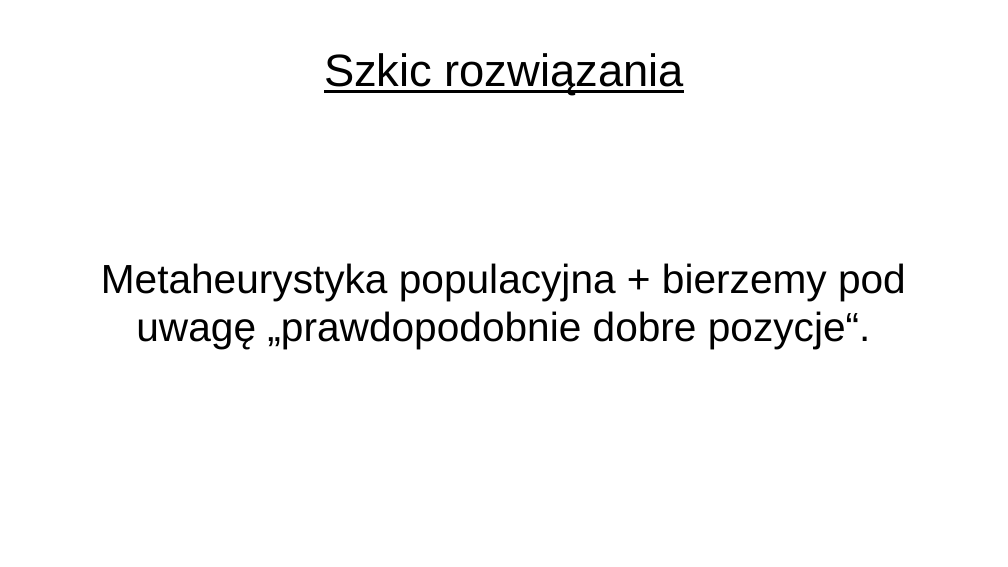
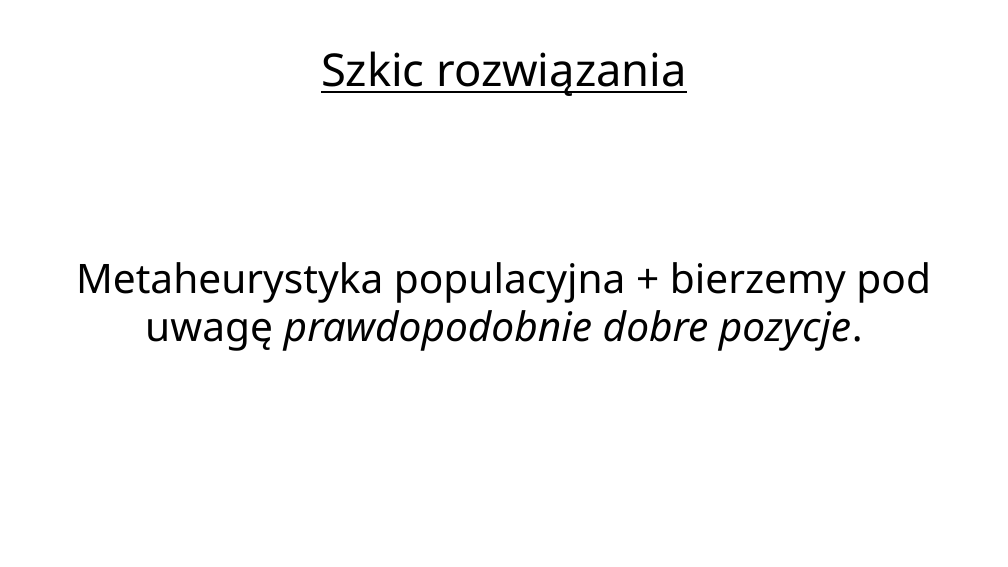
Before and after one commit to kele/metaheur_population_based, a slide deck: slide 7 of pres.odp. Drawn at 1008x567 pixels with LibreOffice and Linux fonts; fonts in the diff are those of the drawing; background and template pictures are left out. Boxes give left, top, right and bottom in pixels: in the first picture for what was removed or moved away, otherwise in the second. Text is boxed around its words. In the diff, an @@ line names an element or a change of style, - is before the commit and + after.

```diff
--- a/pres.odp
+++ b/pres.odp
@@ title "Szkic rozwiązania" at (321, 51, 686, 96): font Arial to Noto Sans @@
@@ subtitle at (76, 262, 931, 351): text changed; font Arial to Noto Sans @@
-Metaheurystyka populacyjna + bierzemy pod uwagę „prawdopodobnie dobre pozycje“.
+Metaheurystyka populacyjna + bierzemy pod uwagę prawdopodobnie dobre pozycje.
```
Also in this commit, not shown: 8 other slides changed, 11 slides added, 2 other files.
